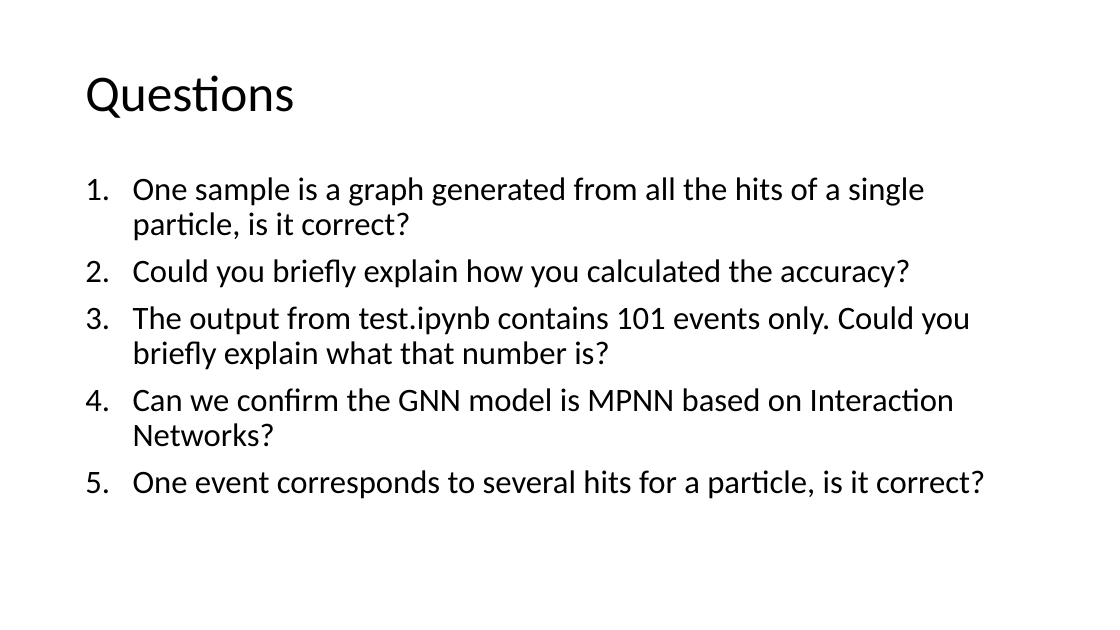
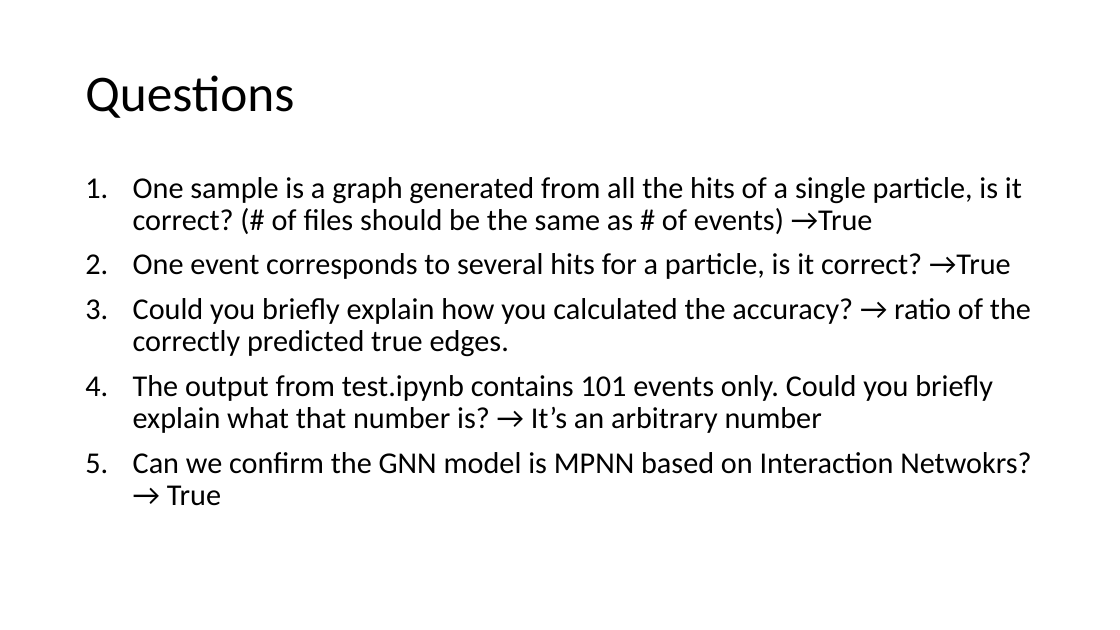
Before and after one commit to wkliao/HEP, a slide deck: slide 2 of Exa.TrkX/Jun17_2020_meeting.pptx. Drawn at 1120x630 pixels with LibreOffice and Linux fonts; fonts in the diff are those of the drawing. Boxes give left, top, right and bottom in pixels: in the first picture for what was removed or moved away, otherwise in the second. Text is boxed around its words. In the diff, an @@ line names an element or a change of style, - is before the commit and + after.

```diff
--- a/Exa.TrkX/Jun17_2020_meeting.pptx
+++ b/Exa.TrkX/Jun17_2020_meeting.pptx
@@ text at (133,177,1031,506): text changed; size 28 to 25.9 pt @@
-1. One sample is a graph generated from all the hits of a single particle, is it correct?
-2. Could you briefly explain how you calculated the accuracy?
-3. The output from test.ipynb contains 101 events only. Could you briefly explain what that number is?
-4. Can we confirm the GNN model is MPNN based on Interaction Networks?
-5. One event corresponds to several hits for a particle, is it correct?
+1. One sample is a graph generated from all the hits of a single particle, is it correct? (# of files should be the same as # of events) →True
+2. One event corresponds to several hits for a particle, is it correct? →True
+3. Could you briefly explain how you calculated the accuracy? → ratio of the correctly predicted true edges.
+4. The output from test.ipynb contains 101 events only. Could you briefly explain what that number is? → It’s an arbitrary number
+5. Can we confirm the GNN model is MPNN based on Interaction Netwokrs? → True
```
Also in this commit, not shown: 1 other slide changed.
